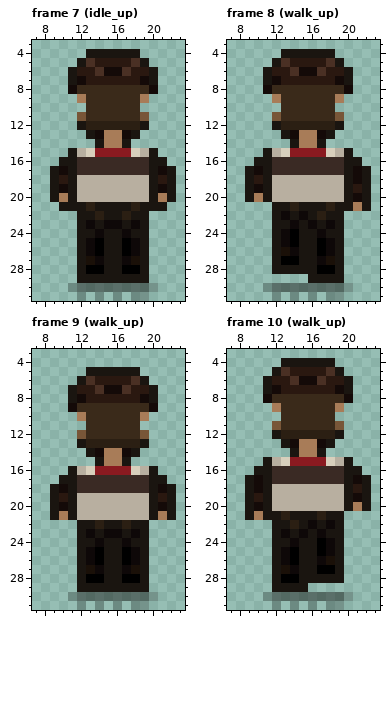
Pixel-art file, stored at public/sprites/agents/marco_rivera_sheet.aseprite. The first picture shows the starting point.
32x32 pixels, 11 frames. Colours within 5 levels of each other are drawn and written as one. Shown: frame 7 (idle_up): x 7..23, y 3..31; frame 8 (walk_up): x 7..23, y 3..31; frame 9 (walk_up): x 7..23, y 3..31; frame 10 (walk_up): x 7..23, y 3..31. The commit also changed other frames, which this record leaves out.
And afterwards:
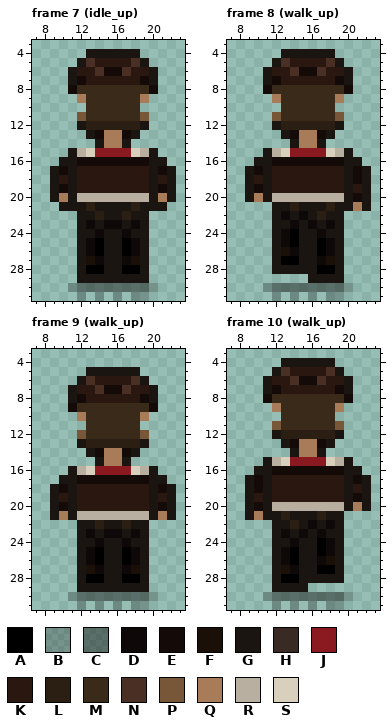
Palette (. is transparent): A #000000  B #0a08063c  C #0a08066e  D #0e0808  E #140a08  F #1a1008  G #1a1510  H #3a2a24  J #8a1a20  K #2a1810  L #2b1f13  M #3a2a1a  N #4a3024  P #785638  Q #a87c58  R #b8afa0  S #d8cfbc
The exact change:
Frame 7 (idle_up):
y 16: x 12..19 HHHHHHHH -> EEEEEEEE
y 17: x 12..19 HHHHHHHH -> KKKKKKKK
y 18..19: x 12..19 RRRRRRRR -> KKKKKKKK
Frame 8 (walk_up): the same change as frame 7 (idle_up)
Frame 9 (walk_up):
y 17: x 12..19 HHHHHHHH -> EEEEEEEE
y 18: x 12..19 HHHHHHHH -> KKKKKKKK
y 19..20: x 12..19 RRRRRRRR -> KKKKKKKK
Frame 10 (walk_up): the same change as frame 7 (idle_up)
